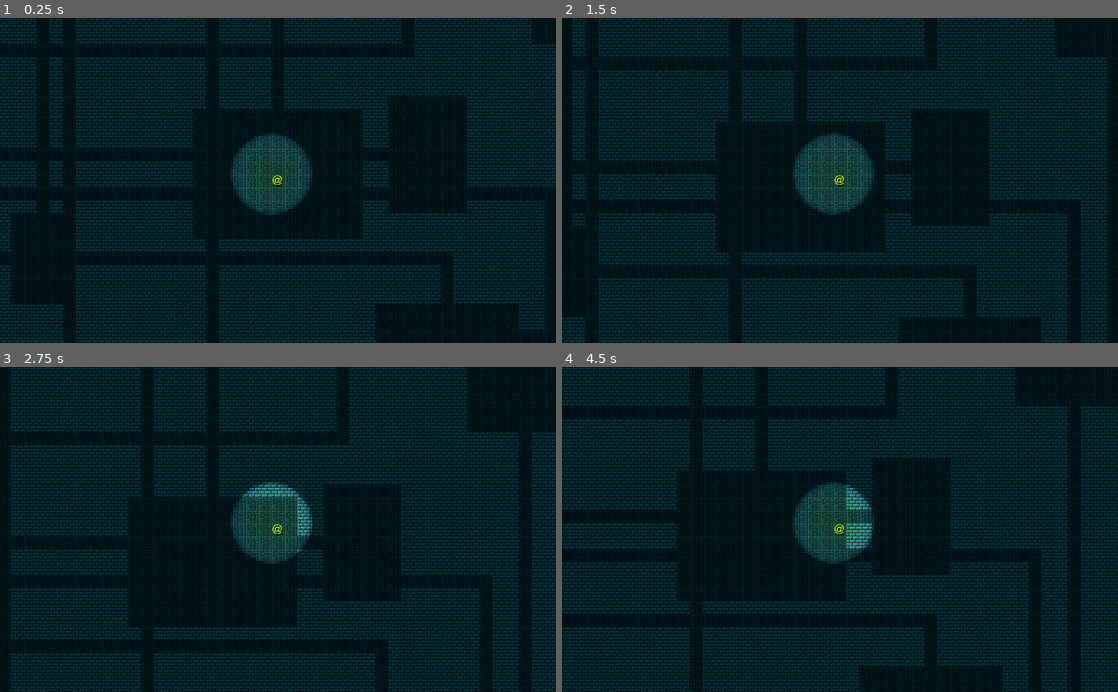
Above: before the commit, frames 1-4 (two rows, left to right).
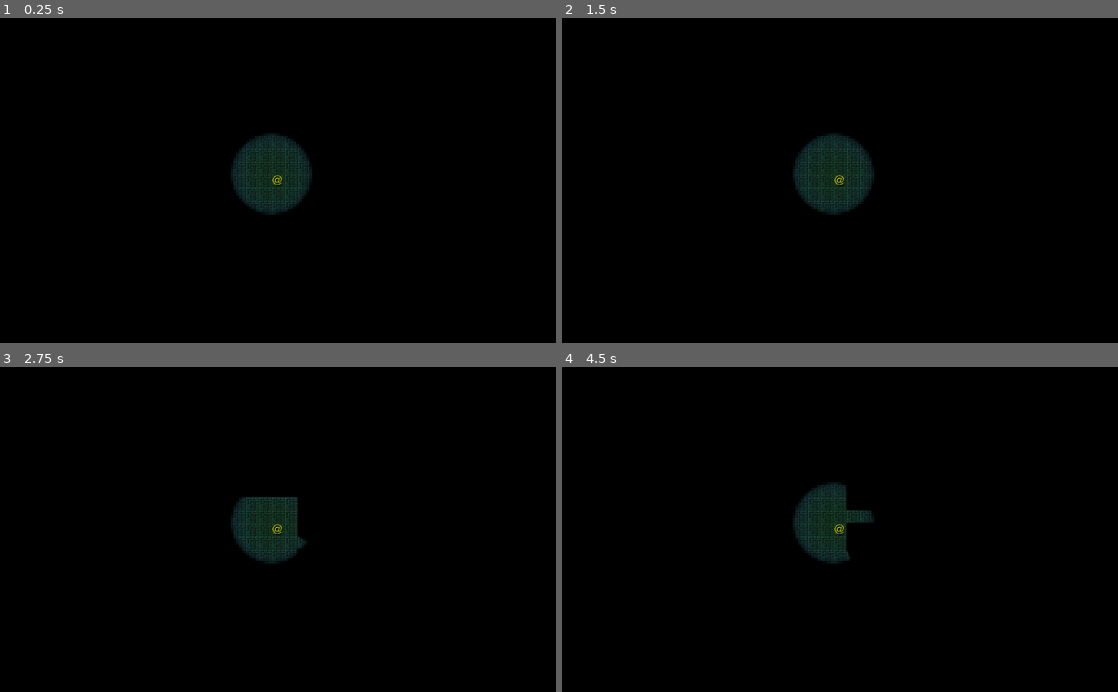
Above: after the commit, the same moments.

Repository: cyberfilth/Ashgard-Keep
Game: Godot game, scene res://scenes/Map/Map.tscn
Two runs of this game, one before a commit and one after it. Both use one fixed random seed, a clock stepped at 60 frames per second and the inputs below.
Inputs:
- Up to frame 1 (0.25 s): no input
- Up to frame 2 (1.5 s): tap Enter at 0.5 s; hold D (step_E) 0.53-1.28 s; tap Space at 1.25 s; tap W (step_N) at 1.35 s
- Up to frame 3 (2.75 s): tap Enter at 2 s; hold E (step_NE) from 2.03 s (still down)
- Up to frame 4 (4.5 s): tap Space at 2.75, 4.25 s; release E (step_NE) at 2.78 s; tap Q (step_NW) at 2.85 s; tap Enter at 3.5 s; hold X (step_S) 3.53-4.28 s; tap C (step_SE) at 4.35 s

The runs differ from the first frame. In frame 1, 63% of the frame differs, in the area x 0-100%, y 0-100%; in frame 2, 63%; in frame 3, 64%; in frame 4, 65%.

Commit message:
Working on light occlusion

Diff:
--- a/objects/components/Database.tscn
+++ b/objects/components/Database.tscn
@@ -27,6 +27,8 @@
 scale = Vector2( 5, 5 )
 texture = ExtResource( 4 )
 shadow_enabled = true
+shadow_filter = 5
+shadow_filter_smooth = 5.5
 
 [node name="props" type="Node" parent="."]
 editor/display_folded = true
--- a/project.godot
+++ b/project.godot
@@ -28,10 +28,6 @@
 [display]
 
 window/size/resizable=false
-
-[editor_plugins]
-
-enabled=PoolStringArray( "ch.fischspiele.tilesethelper" )
 
 [image_loader]
 
--- a/scenes/Map/Map.tscn
+++ b/scenes/Map/Map.tscn
@@ -10,4 +10,4 @@
 script = ExtResource( 2 )
 
 [node name="Darkness" type="CanvasModulate" parent="."]
-color = Color( 0.0901961, 0.298039, 0.298039, 1 )
+color = Color( 0, 0, 0, 1 )
--- a/tilesets/DungeonTile.tres
+++ b/tilesets/DungeonTile.tres
@@ -1,9 +1,12 @@
-[gd_resource type="TileSet" load_steps=4 format=2]
+[gd_resource type="TileSet" load_steps=5 format=2]
 
 [ext_resource path="res://graphics/dungeon/floors/floor_rect_gray2.png" type="Texture" id=1]
 [ext_resource path="res://graphics/dungeon/walls/wall_vines2.png" type="Texture" id=2]
 
 [sub_resource type="OccluderPolygon2D" id=1]
+polygon = PoolVector2Array( -12, -12, 12, -12, 12, 12, -12, 12 )
+
+[sub_resource type="OccluderPolygon2D" id=2]
 polygon = PoolVector2Array( -12, -12, 12, -12, 12, 12, -12, 12 )
 
 [resource]
@@ -24,6 +27,7 @@
 1/region = Rect2( 0, 0, 24, 24 )
 1/tile_mode = 0
 1/occluder_offset = Vector2( 12, 12 )
+1/occluder = SubResource( 1 )
 1/navigation_offset = Vector2( 12, 12 )
 1/shapes = [  ]
 1/z_index = 0
@@ -34,7 +38,7 @@
 2/region = Rect2( 0, 0, 24, 24 )
 2/tile_mode = 0
 2/occluder_offset = Vector2( 12, 12 )
-2/occluder = SubResource( 1 )
+2/occluder = SubResource( 2 )
 2/navigation_offset = Vector2( 12, 12 )
 2/shapes = [  ]
 2/z_index = 0
--- a/tilesets/DungeonTile_edit.tscn
+++ b/tilesets/DungeonTile_edit.tscn
@@ -1,12 +1,19 @@
-[gd_scene load_steps=3 format=2]
+[gd_scene load_steps=4 format=2]
 
 [ext_resource path="res://graphics/dungeon/walls/wall_vines2.png" type="Texture" id=1]
 [ext_resource path="res://graphics/dungeon/floors/floor_rect_gray2.png" type="Texture" id=2]
+
+[sub_resource type="OccluderPolygon2D" id=1]
+polygon = PoolVector2Array( -12, -12, 12, -12, 12, 12, -12, 12 )
 
 [node name="DungeonTile_edit" type="Node"]
 
 [node name="FLOOR_BLUE" type="Sprite" parent="."]
 texture = ExtResource( 1 )
 
+[node name="LightOccluder2D" type="LightOccluder2D" parent="FLOOR_BLUE"]
+occluder = SubResource( 1 )
+
 [node name="WALL_BLUE" type="Sprite" parent="."]
+visible = false
 texture = ExtResource( 2 )
Not shown, removed: map.txt
